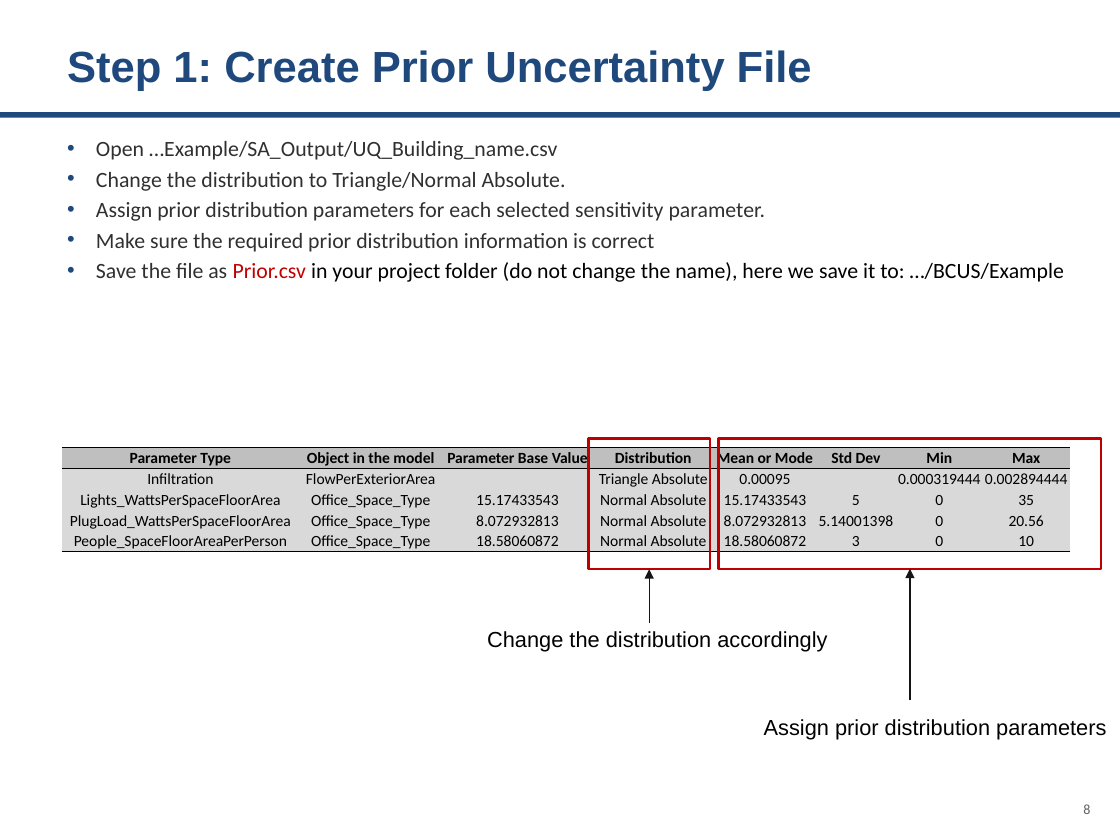
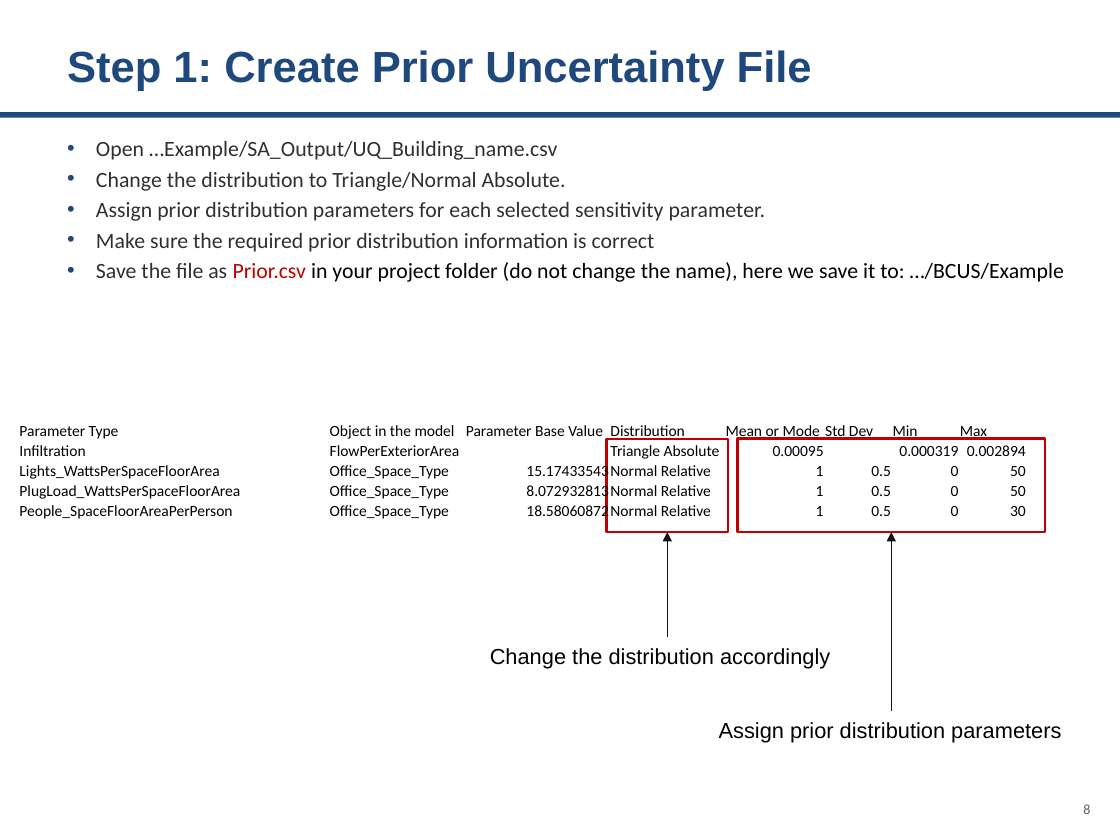
Before and after one commit to Argonne-National-Laboratory/BCUS, a slide deck: slide 8 of tutorials/Bayesian Calibration.pptx. Drawn at 1120x840 pixels with LibreOffice and Linux fonts; fonts in the diff are those of the drawing. Boxes give left, top, right and bottom in pixels: in the first picture for what was removed or moved away, otherwise in the second. Text is boxed around its words. In the diff, an @@ line names an element or a change of style, - is before the commit and + after.

```diff
--- a/tutorials/Bayesian Calibration.pptx
+++ b/tutorials/Bayesian Calibration.pptx
@@ table at <box>19,420,1027,525</box> @@
-row 2, column 7: 0.000319444
+row 2, column 7: 0.000319
-row 2, column 8: 0.002894444
+row 2, column 8: 0.002894
-row 3: Lights_WattsPerSpaceFloorArea | Office_Space_Type | 15.17433543 | Normal Absolute | 15.17433543 | 5 | 0 | 35
+row 3: Lights_WattsPerSpaceFloorArea | Office_Space_Type | 15.17433543 | Normal Relative | 1 | 0.5 | 0 | 50
-row 4: PlugLoad_WattsPerSpaceFloorArea | Office_Space_Type | 8.072932813 | Normal Absolute | 8.072932813 | 5.14001398 | 0 | 20.56
+row 4: PlugLoad_WattsPerSpaceFloorArea | Office_Space_Type | 8.072932813 | Normal Relative | 1 | 0.5 | 0 | 50
-row 5: People_SpaceFloorAreaPerPerson | Office_Space_Type | 18.58060872 | Normal Absolute | 18.58060872 | 3 | 0 | 10
+row 5: People_SpaceFloorAreaPerPerson | Office_Space_Type | 18.58060872 | Normal Relative | 1 | 0.5 | 0 | 30
@@ fill #BFBFBF to none in row 1 @@
@@ fill #D9D9D9 to none in 30 cells @@
@@ bold off in "Parameter Type", "Object in the model", "Parameter Base Value", "Distribution" and 4 more places @@
@@ alignment centre to left @@
@@ alignment centre to right @@
@@ borders changed @@
@@ table: place and size @@
-table at <box>62,448,1070,553</box>
+table at <box>19,420,1027,525</box>
@@ rectangle: place and size @@
-rectangle at <box>588,439,709,570</box>
+rectangle at <box>607,439,728,532</box>
@@ rectangle: place and size @@
-rectangle at <box>719,439,1102,570</box>
+rectangle at <box>737,439,1045,532</box>
@@ arrow moved from (650, 623) - (650, 569) to (668, 637) - (668, 532) @@
@@ arrow moved from (909, 700) - (909, 569) to (892, 711) - (892, 532) @@
@@ text "Change the distribution accordingly": place and size @@
-text "Change the distribution accordingly" at <box>487,631,827,652</box>
+text "Change the distribution accordingly" at <box>490,648,830,668</box>
@@ text "Assign prior distribution parameters": place and size @@
-text "Assign prior distribution parameters" at <box>764,719,1106,740</box>
+text "Assign prior distribution parameters" at <box>719,722,1061,742</box>
```
Also in this commit, not shown: 12 other slides changed, 1 slide added, 14 other files.
